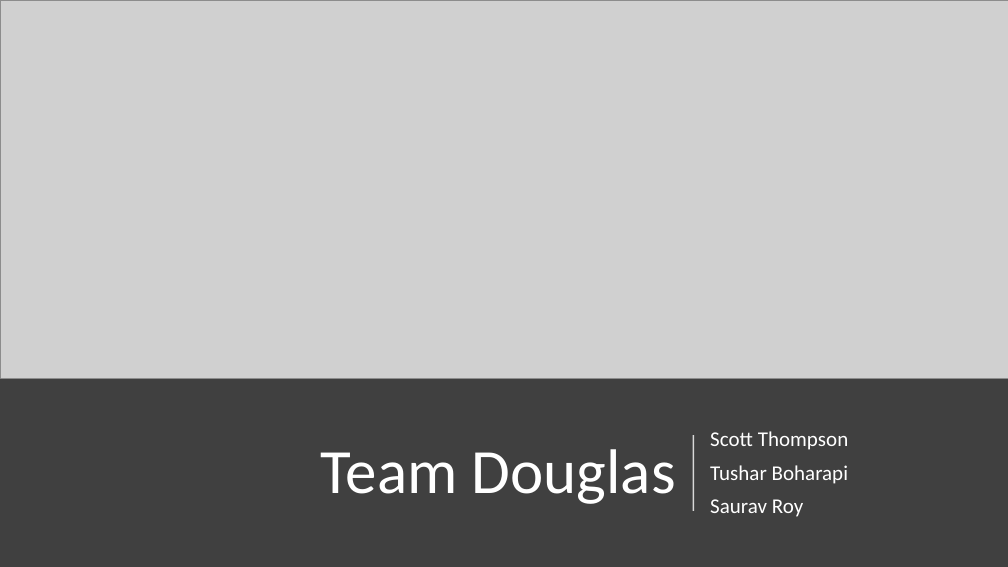
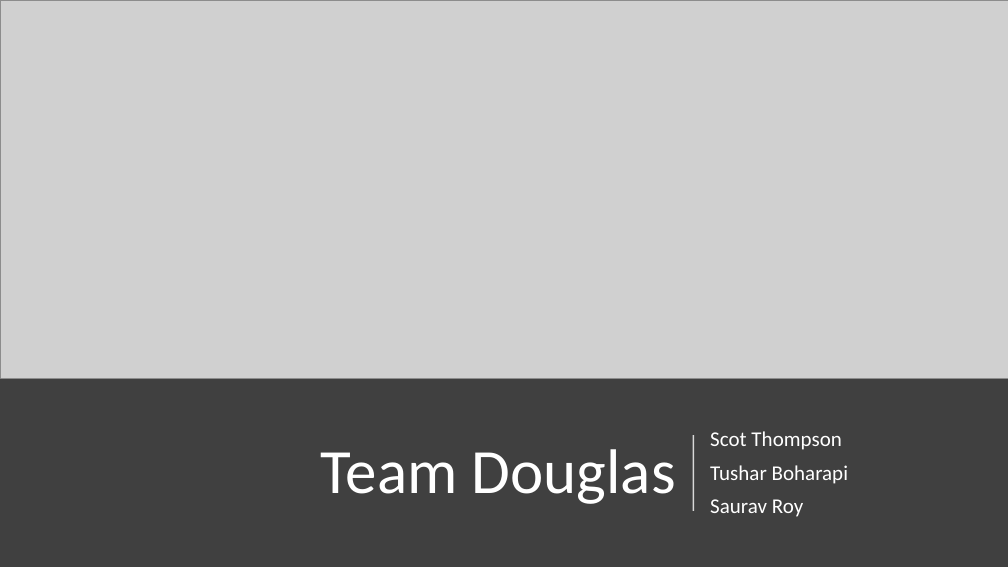
Before and after one commit to thompland777/HOD, a slide deck: slide 1 of HackOnData_Team_Douglass.pptx. Drawn at 1008x567 pixels with LibreOffice and Linux fonts; fonts in the diff are those of the drawing; grey boxes stand for pictures. Boxes give left, top, right and bottom in pixels: in the first picture for what was removed or moved away, otherwise in the second. Text is boxed around its words. In the diff, an @@ line names an element or a change of style, - is before the commit and + after.

```diff
--- a/HackOnData_Team_Douglass.pptx
+++ b/HackOnData_Team_Douglass.pptx
@@ subtitle at [710,431,841,450]: text changed @@
-Scott Thompson
+Scot Thompson
```
Also in this commit, not shown: 4 other slides changed.
